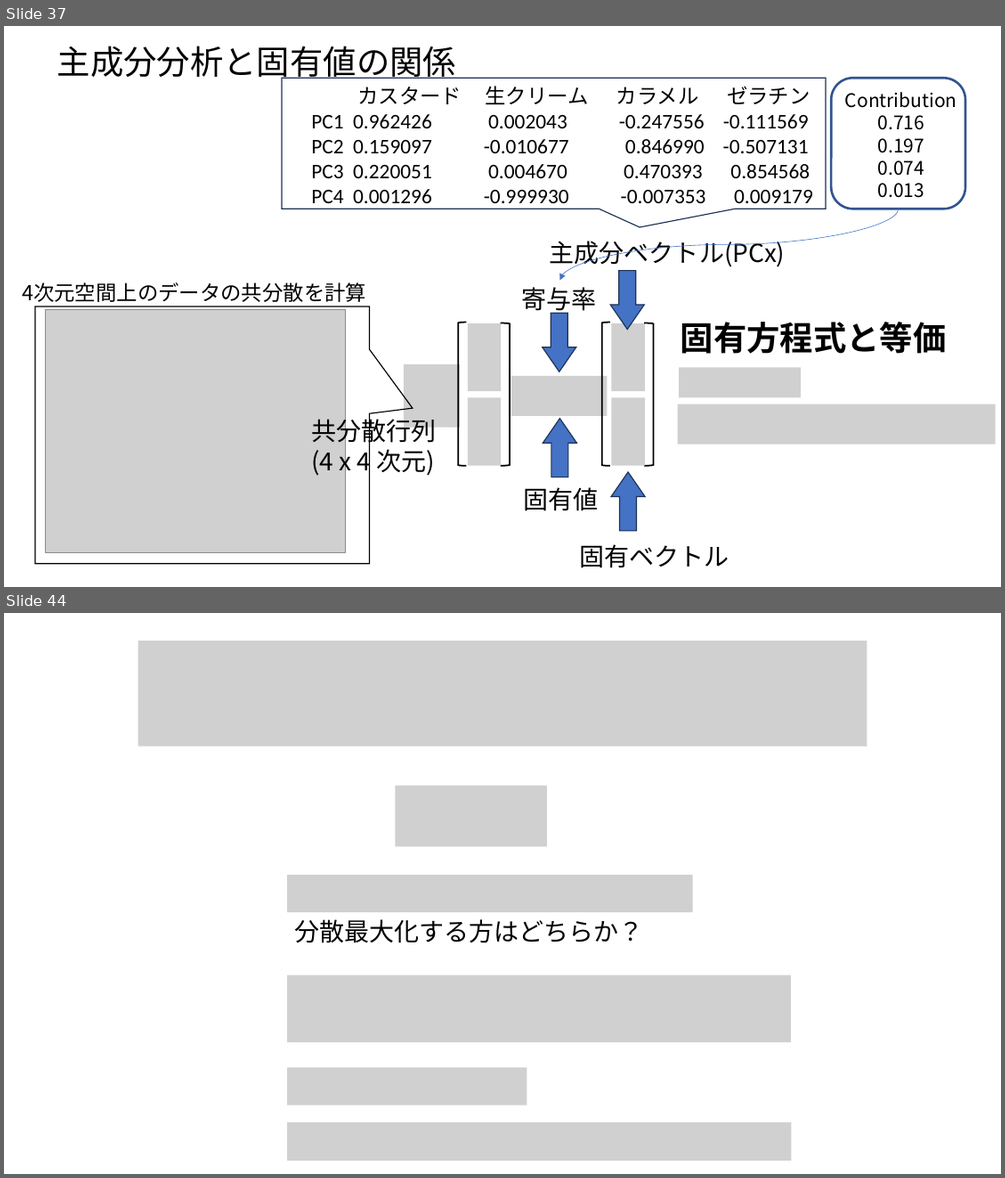
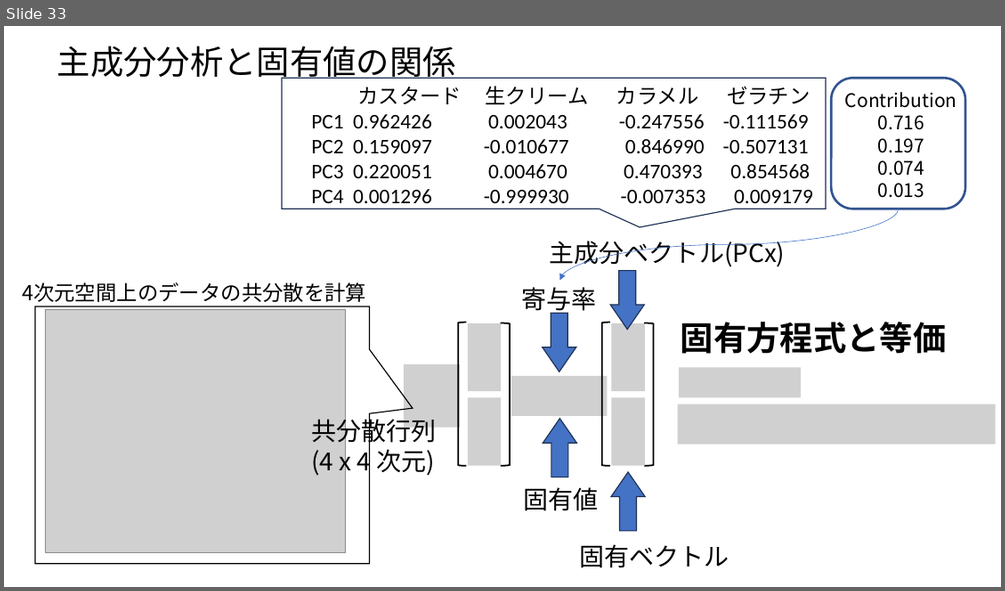
Before and after one commit to ueharaLab/NLP_7-PCA, a slide deck: NLP_6 PCA(BASICS).pptx. Shown one above the other, each under a label of ours: slides 37 and 44 before the commit, slide 33 after it; the slides between them are not shown. The pictures are 1005x1178 and 1005x591 pixels, drawn with LibreOffice and Linux fonts; fonts in the diff are those of the drawing; grey boxes stand for pictures. Boxes give left, top, right and bottom in pixels: in the first picture for what was removed or moved away, otherwise in the second. Text is boxed around its words. In the diff, an @@ line names an element or a change of style, - is before the commit and + after.

```diff
--- a/NLP_6 PCA(BASICS).pptx
+++ b/NLP_6 PCA(BASICS).pptx
@@ slide 44 removed at box(4, 613, 1001, 1174), background #FFFFFF @@
@@ picture removed at box(138, 641, 867, 747) @@
@@ picture removed at box(395, 785, 547, 846) @@
@@ picture removed at box(287, 875, 694, 912) @@
@@ text removed at box(294, 919, 643, 943) @@
-分散最大化する方はどちらか？
@@ picture removed at box(287, 975, 792, 1042) @@
@@ picture removed at box(287, 1068, 527, 1105) @@
@@ picture removed at box(287, 1122, 792, 1160) @@
@@ what was slide 37 is now slide 33 @@
```
Also in this commit, not shown: 6 slides changed, 11 other slides removed, 5 other files.
